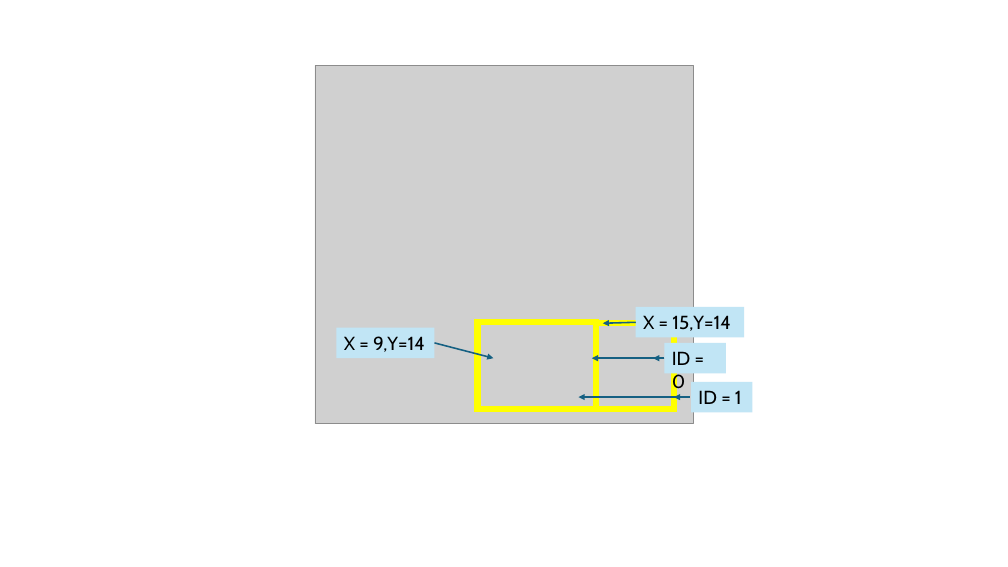
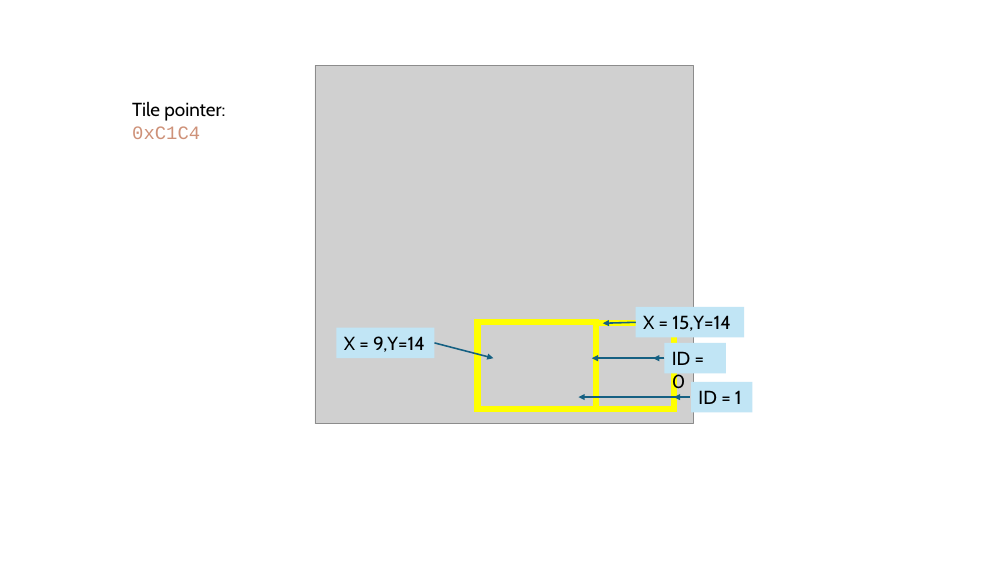
Before and after one commit to irdof321/pokemon-yellow-bot, a slide deck: slide 1 of doc/menu.pptx. Drawn at 1008x567 pixels with LibreOffice and Linux fonts; fonts in the diff are those of the drawing; grey boxes stand for pictures. Boxes give left, top, right and bottom in pixels: in the first picture for what was removed or moved away, otherwise in the second. Text is boxed around its words. In the diff, an @@ line names an element or a change of style, - is before the commit and + after.

```diff
--- a/doc/menu.pptx
+++ b/doc/menu.pptx
@@ text added at <box>132,102,225,139</box>, 18 pt, text #000000 @@
+Tile pointer:
+0xC1C4
```
Also in this commit, not shown: 1 other slide changed, 15 other files.
